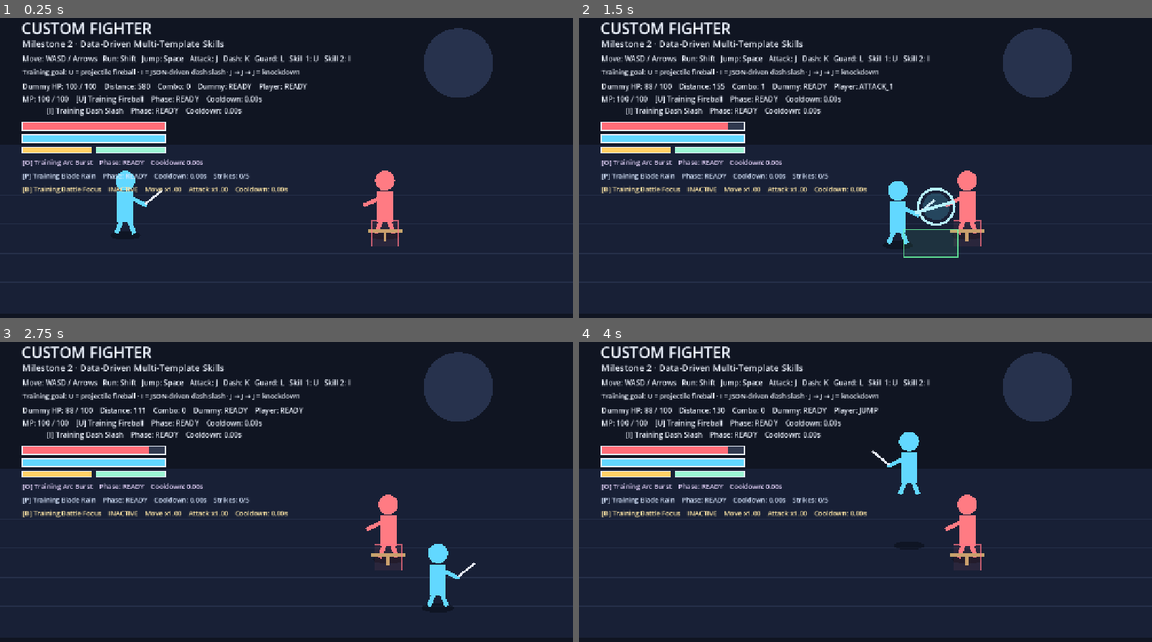
Above: before the commit, frames 1-4 (two rows, left to right).
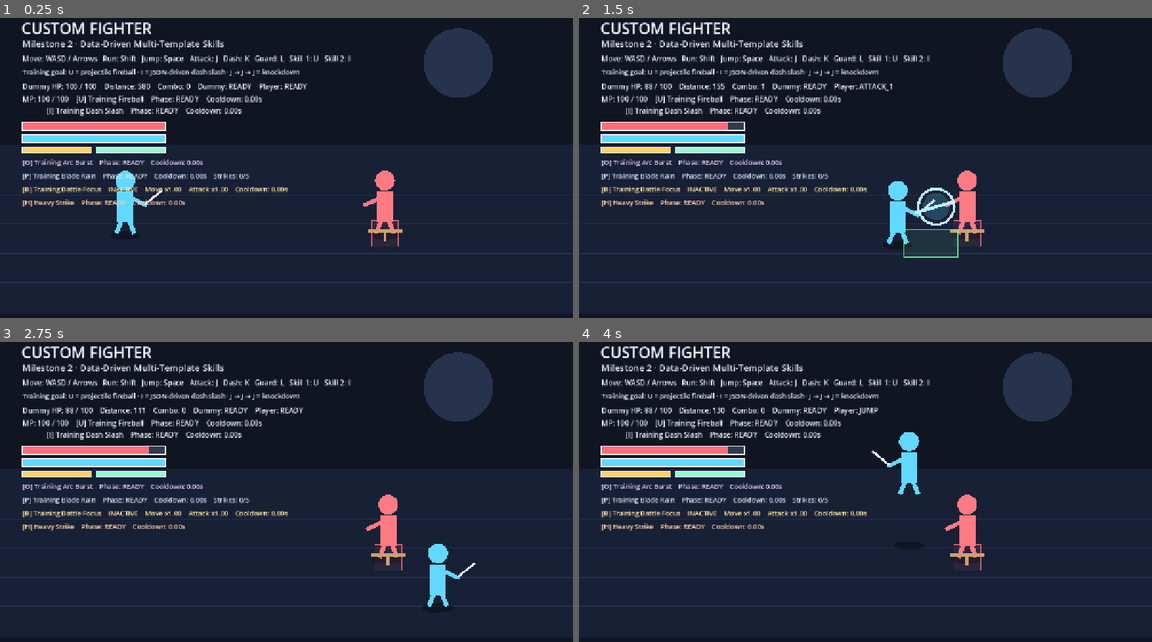
Above: after the commit, the same moments.

Repository: ws951125/custom-fighter
Game: Godot game, scene res://game/runtime/main.tscn
Same seed, same stepped clock (60 frames per second), same inputs: the game is played once before the commit and once after it.
Inputs:
- Up to frame 1 (0.25 s): no input
- Up to frame 2 (1.5 s): tap Enter at 0.5 s; hold D (move_right) 0.53-1.28 s; hold Shift (run) 0.53-1.28 s; tap Space (jump) at 0.77 s; hold S (move_down) from 1.28 s (still down); tap J (attack) at 1.35 s
- Up to frame 3 (2.75 s): tap Space (jump) at 1.52 s; tap Shift (run) at 1.55, 2.3 s; release S (move_down) at 2.03 s; hold D (move_right) from 2.03 s (still down); hold K (dash) from 2.03 s (still down)
- Up to frame 4 (4 s): release D (move_right) at 2.78 s; release K (dash) at 2.78 s; hold W (move_up) 2.78-3.53 s; tap L (guard) at 2.85 s; tap Space (jump) at 3.02, 3.77 s; tap Shift (run) at 3.05 s; hold A (move_left) from 3.53 s (still down); hold Shift (run) from 3.53 s (still down)

The runs differ from the first frame. In frame 1, 0.3% of the frame differs, in the area x 3-33%, y 60-64%; in frame 2, 0.3%; in frame 3, 0.3%; in frame 4, 0.3%.

Commit message:
Mount Heavy Strike skill controller

Diff:
--- a/game/runtime/main.tscn
+++ b/game/runtime/main.tscn
@@ -1,9 +1,10 @@
-[gd_scene load_steps=5 format=3]
+[gd_scene load_steps=6 format=3]
 
 [ext_resource type="Script" path="res://game/runtime/main.gd" id="1_main"]
 [ext_resource type="Script" path="res://game/runtime/area_skill_controller.gd" id="2_area"]
 [ext_resource type="Script" path="res://game/runtime/formation_skill_controller.gd" id="3_formation"]
 [ext_resource type="Script" path="res://game/runtime/buff_skill_controller.gd" id="4_buff"]
+[ext_resource type="Script" path="res://game/runtime/melee_skill_controller.gd" id="5_melee"]
 
 [node name="Main" type="Control"]
 layout_mode = 3
@@ -43,3 +44,13 @@
 grow_vertical = 2
 mouse_filter = 2
 script = ExtResource("4_buff")
+
+[node name="MeleeSkillController" type="Control" parent="."]
+layout_mode = 1
+anchors_preset = 15
+anchor_right = 1.0
+anchor_bottom = 1.0
+grow_horizontal = 2
+grow_vertical = 2
+mouse_filter = 2
+script = ExtResource("5_melee")
